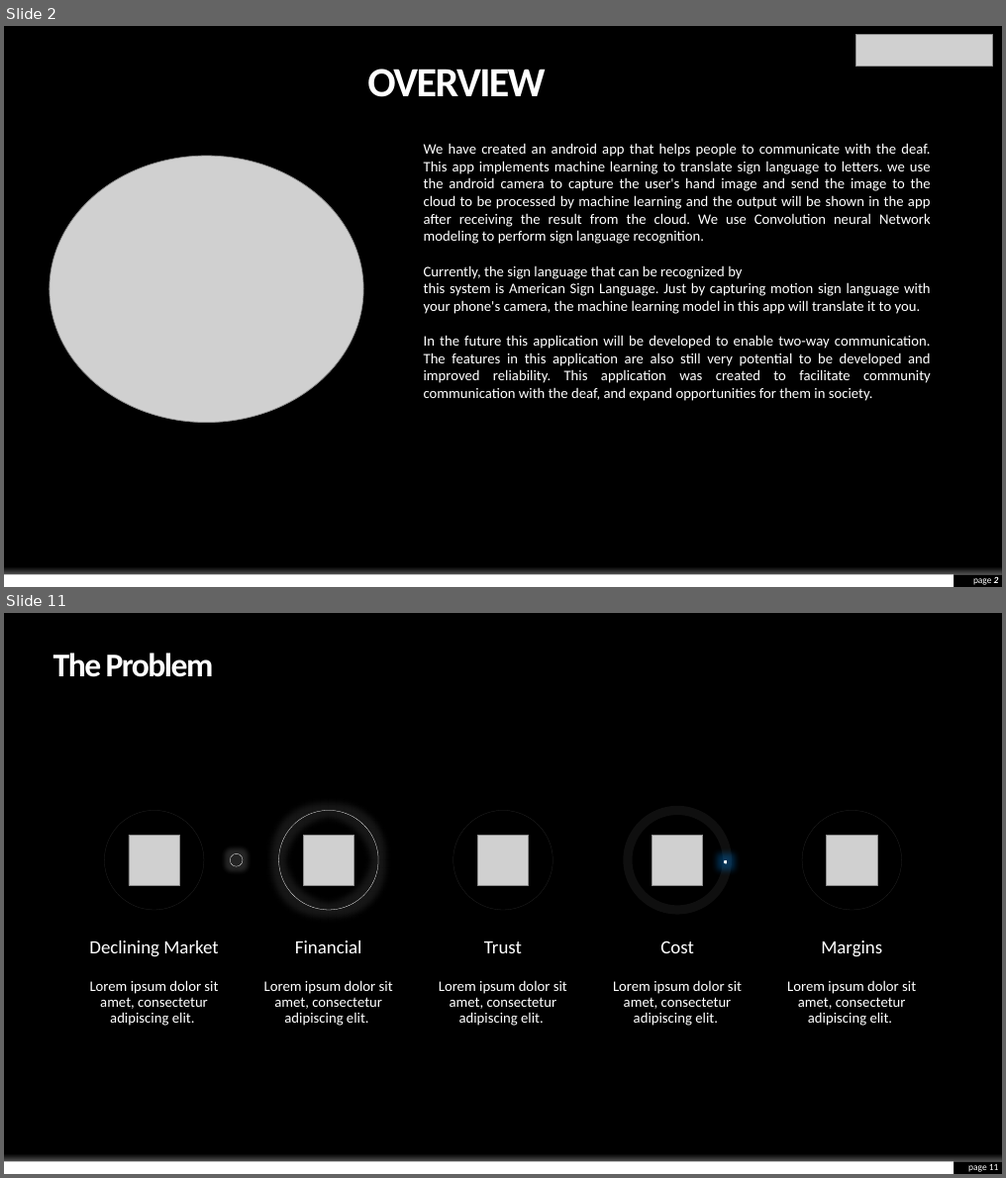
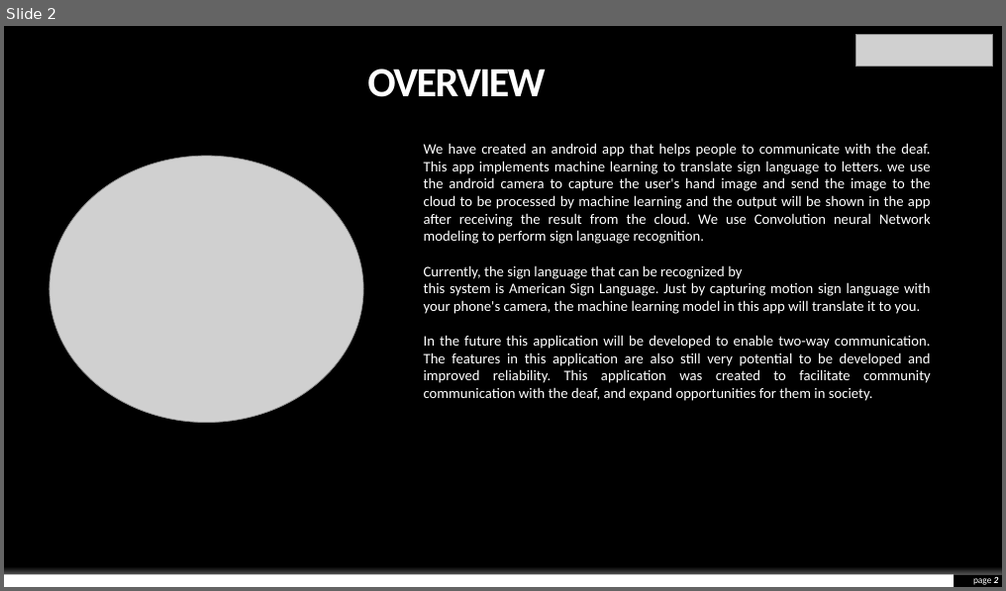
Before and after one commit to envyst/sign-language-application, a slide deck: laporan/Sign Language App Project Presentation.pptx. Shown one above the other, each under a label of ours: slides 2 and 11 before the commit, slide 2 after it; the slides between them are not shown. The pictures are 1006x1178 and 1006x591 pixels, drawn with LibreOffice and Linux fonts; fonts in the diff are those of the drawing; grey boxes stand for pictures; background and template pictures are left out. Boxes give left, top, right and bottom in pixels: in the first picture for what was removed or moved away, otherwise in the second. Text is boxed around its words. In the diff, an @@ line names an element or a change of style, - is before the commit and + after.

```diff
--- a/laporan/Sign Language App Project Presentation.pptx
+++ b/laporan/Sign Language App Project Presentation.pptx
@@ slide 11 removed at [4, 613, 1002, 1174], background #000000; not listed: 2 template elements that a slide beside it also shows @@
@@ title removed at [54, 653, 214, 677] @@
-The Problem
@@ ellipse removed at [104, 811, 204, 910] @@
@@ ellipse removed at [279, 811, 378, 910] @@
@@ ellipse removed at [453, 811, 552, 910] @@
@@ ellipse removed at [628, 811, 727, 910] @@
@@ ellipse removed at [802, 811, 902, 910] @@
@@ picture removed at [129, 835, 180, 885] @@
@@ picture removed at [303, 835, 354, 885] @@
@@ picture removed at [478, 835, 529, 885] @@
@@ picture removed at [652, 835, 703, 885] @@
@@ picture removed at [827, 835, 877, 885] @@
@@ ellipse removed at [230, 854, 243, 866] @@
@@ ellipse removed at [724, 861, 727, 863] @@
@@ text removed at [89, 941, 218, 958] @@
-Declining Market
@@ text removed at [295, 941, 362, 954] @@
-Financial
@@ text removed at [484, 942, 522, 954] @@
-Trust
@@ text removed at [660, 941, 694, 954] @@
-Cost
@@ text removed at [821, 941, 882, 958] @@
-Margins
@@ text removed at [90, 980, 218, 1026] @@
-Lorem ipsum dolor sit amet, consectetur adipiscing elit.
@@ text removed at [264, 980, 393, 1026] @@
-Lorem ipsum dolor sit amet, consectetur adipiscing elit.
@@ text removed at [439, 980, 567, 1026] @@
-Lorem ipsum dolor sit amet, consectetur adipiscing elit.
@@ text removed at [613, 980, 742, 1026] @@
-Lorem ipsum dolor sit amet, consectetur adipiscing elit.
@@ text removed at [787, 980, 916, 1026] @@
-Lorem ipsum dolor sit amet, consectetur adipiscing elit.
@@ page number removed at [968, 1164, 999, 1172] @@
-page 11
```
Also in this commit, not shown: 3 slides changed, 4 slides added, 22 other slides removed.
